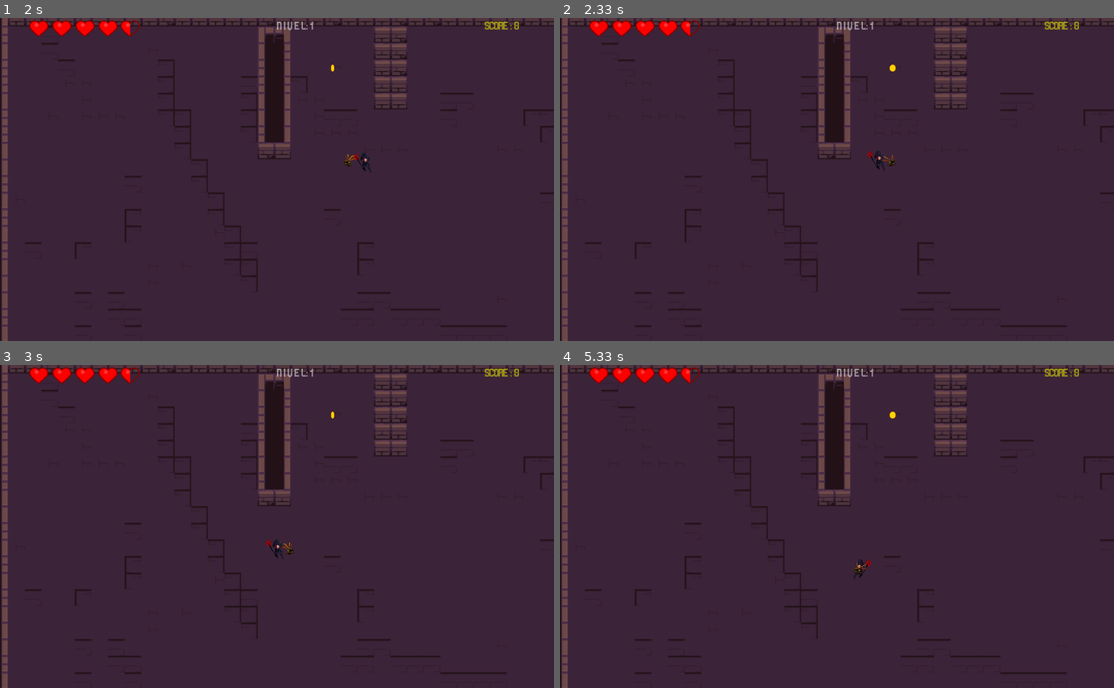
Above: before the commit, frames 1-4 (two rows, left to right).
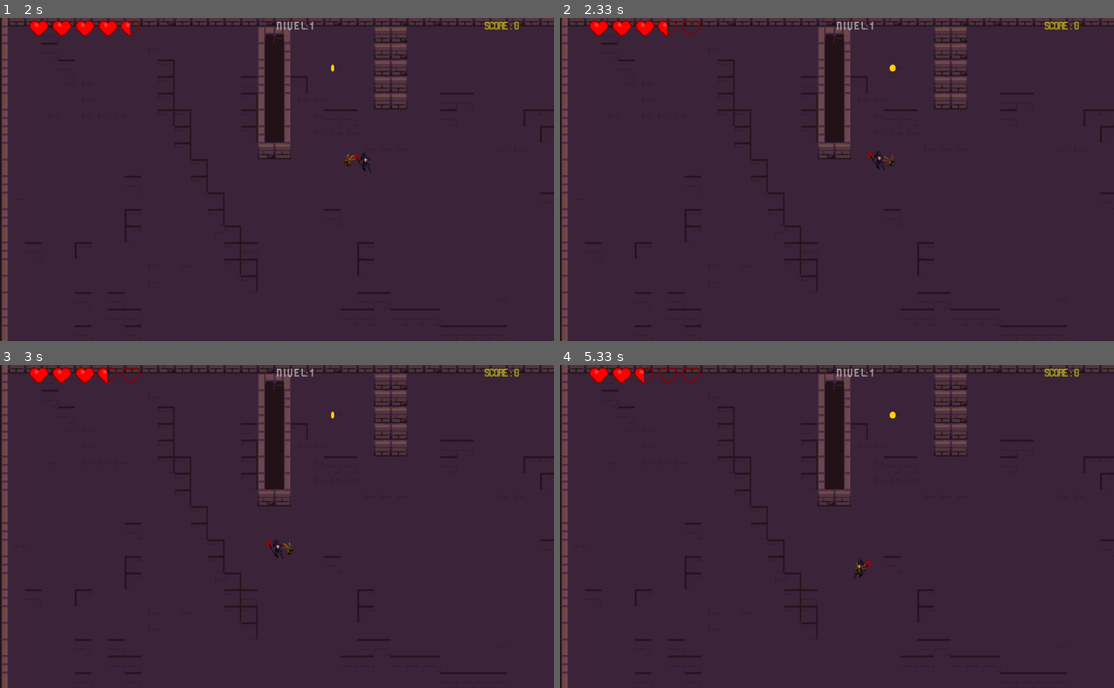
Above: after the commit, the same moments.

Repository: sergiosmmr/Juego_pygame-survivor-
Game: pygame game, started from main.py
Two runs of this game, one before a commit and one after it. Both use one fixed random seed, a clock stepped at 60 frames per second and the inputs below.
Inputs (mouse positions are in pixels of both pictures, inside the frame that each line leads up to):
- Up to frame 1 (2 s): hold D 0.33-0.8 s; move the mouse to (254, 192) at 0.37 s; hold W 0.83-1.3 s; move the mouse to (454, 169) at 0.87 s; hold D 1.33-1.8 s; hold A from 1.83 s (still down)
- Up to frame 2 (2.33 s): keep holding A
- Up to frame 3 (3 s): release A at 2.37 s; hold S 2.4-2.7 s; hold A from 2.73 s (still down)
- Up to frame 4 (5.33 s): release A at 3.13 s; hold W 3.17-3.53 s; hold D 3.57-4.2 s; hold S 4.23-4.6 s; hold A 4.63-5.1 s; hold D from 5.13 s (still down)

Frame 1 is identical in both runs. In frame 2, 0.2% of the frame differs, in the area x 17-26%, y 0-6%; in frame 3, 0.2%; in frame 4, 0.3%, in the area x 13-26%, y 0-6%.

Commit message:
se quita energia al jugador con colision de enemigo, solucionar que llegue la energia a cero

Diff:
--- a/constantes_varaibles.py
+++ b/constantes_varaibles.py
@@ -39,6 +39,7 @@
 COOLDOWN_MONEDA = 80
 VELOCIDAD_BALAS = 20
 VELOCIDAD_ENEMIGOS = 3
-RANGO = 250
+RANGO_PERSECUCION = 250
+RANGO_ATAQUE = 20
 POSICION_TEXTO_SCORE_X = 1050
 POSICION_TEXTO_SCORE_Y = 5
--- a/main.py
+++ b/main.py
@@ -127,6 +127,7 @@
             corazon_mitad_dibujado = True
         else:
             ventana.blit(corazon_vacio, (5+i*50, 5))
+
 
 world_data = []
 
--- a/personaje.py
+++ b/personaje.py
@@ -29,6 +29,8 @@
         # posiciona el centro del rectángulo en las coordenadas (x, y)
         self.forma.center = (x, y)
         self.tipo = tipo
+        self.golpe = False
+        self.ultimo_golpe = pg.time.get_ticks()
 
     def movimiento (self, delta_x, delta_y, osbtaculos_tile):
         posicion_pantalla = [0, 0]
@@ -96,7 +98,7 @@
 
         # distancia con el jugador
         distancia =  math.sqrt(((self.forma.centerx - jugador.forma.centerx)**2) + ((self.forma.centery - jugador.forma.centery)**2))
-        if not clipped_line and distancia < cons.RANGO:
+        if not clipped_line and distancia < cons.RANGO_PERSECUCION:
 
             if self.forma.centerx > jugador.forma.centerx:
                 ene_dx = -cons.VELOCIDAD_ENEMIGOS
@@ -110,11 +112,24 @@
 
         self.movimiento(ene_dx, ene_dy, obstaculos_tiles)
 
+        # atacar al jugador
+        if distancia < cons.RANGO_ATAQUE and jugador.golpe == False:
+            jugador.energia -= 10
+            jugador.golpe = True
+            jugador.ultimo_golpe = pg.time.get_ticks()
+
     def update(self):
         #comprobar si el personaje ha muerto
         if self.energia <= 0:
             self.energia = 0
             self.vivo = False
+        # timer para poder volver a recibir daño
+        golpe_cooldown = 1000
+        if self.tipo == 1:
+            if self.golpe == True:
+                if pg.time.get_ticks() - self.ultimo_golpe > golpe_cooldown:
+                    self.golpe = False
+
 
         cooldown_animacion = 100
         self.image = self.animaciones[self.frame_index]
